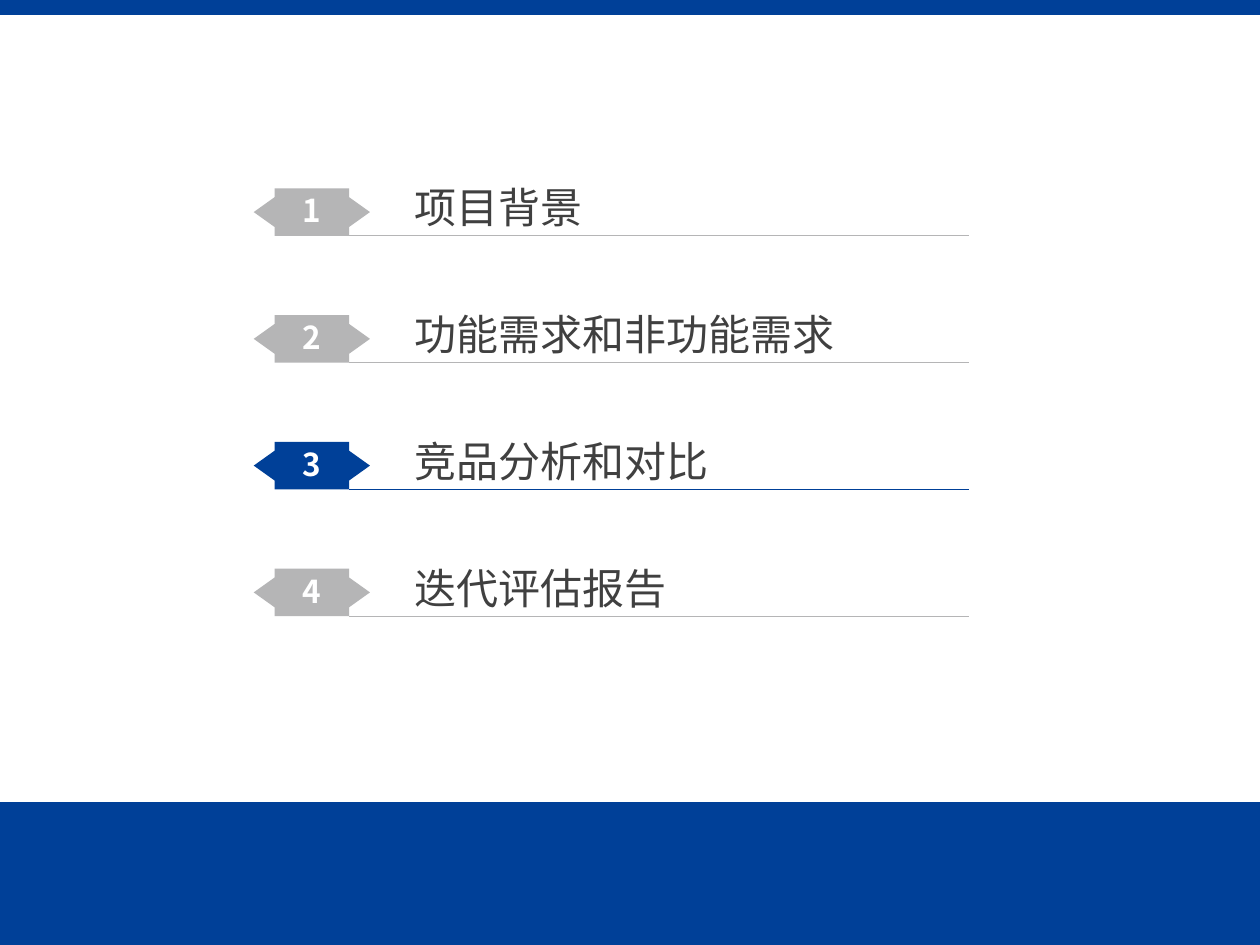
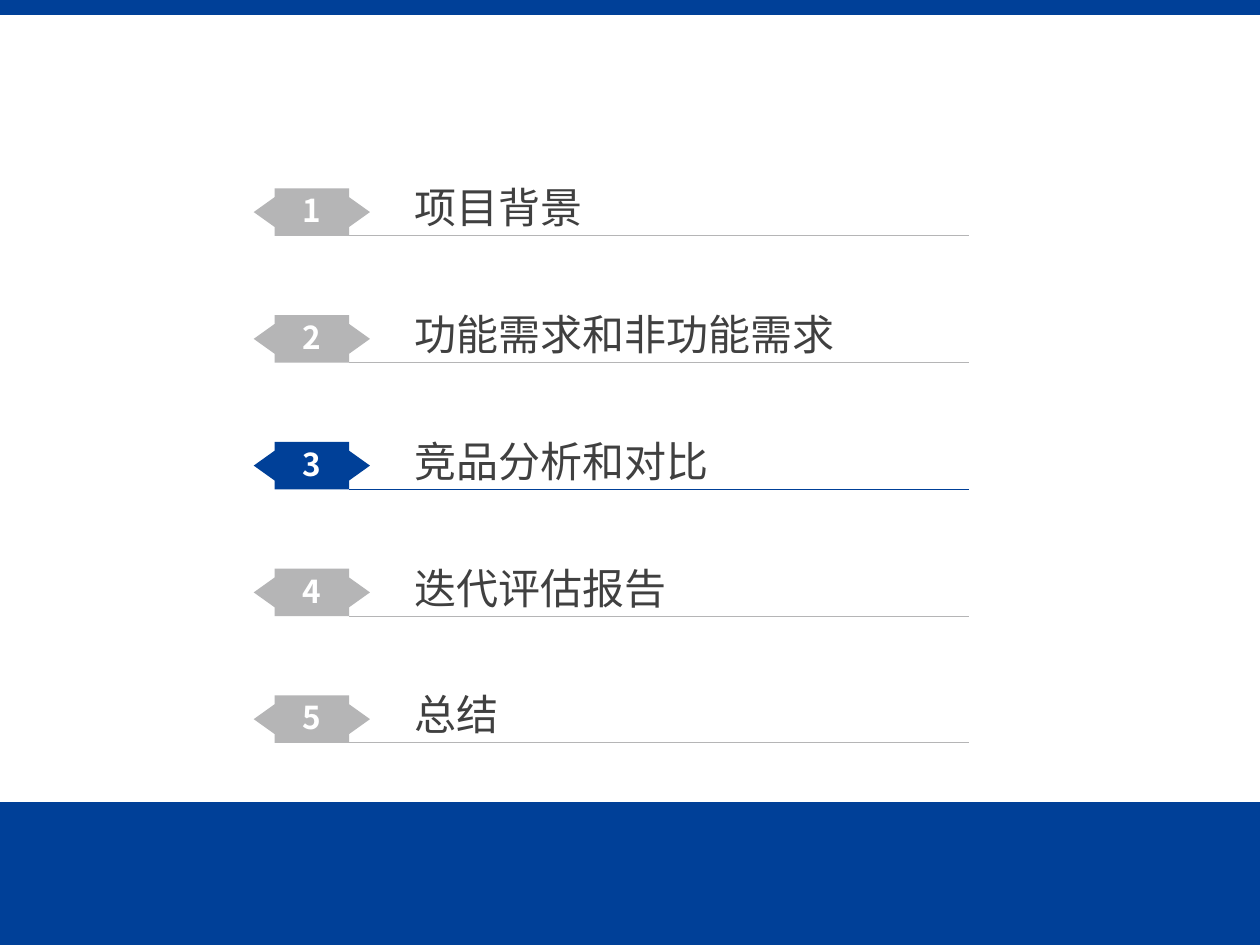
Before and after one commit to Time-Magician/ISSUES, a slide deck: slide 17 of Documents/软件工程第一次迭代答辩.pptx. Drawn at 1260x945 pixels with LibreOffice and Linux fonts; fonts in the diff are those of the drawing; background and template pictures are left out. Boxes give left, top, right and bottom in pixels: in the first picture for what was removed or moved away, otherwise in the second. Text is boxed around its words. In the diff, an @@ line names an element or a change of style, - is before the commit and + after.

```diff
--- a/Documents/软件工程第一次迭代答辩.pptx
+++ b/Documents/软件工程第一次迭代答辩.pptx
@@ freeform shape added at (253, 696, 369, 743), fill #B5B5B6 @@
@@ text added at (303, 706, 322, 729), 18 pt, text #FFFFFF, bold @@
+5
@@ text added at (414, 694, 498, 734), 24 pt, text #404040 @@
+总结
@@ line added from (349, 743) to (969, 743), #B5B5B6 0.5 pt @@
```
Also in this commit, not shown: 4 other slides changed, 2 slides added, 1 other file.
